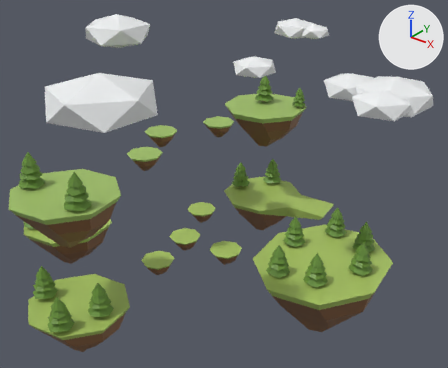
The OBJ model assets/level/skylevel.obj as it was, and as the next commit left it.
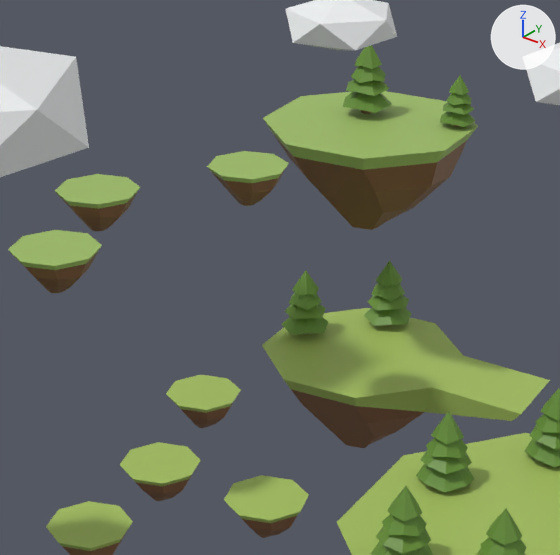
There are two pictures of each version: one whole from a camera (50 mm lens) standing at (158.7, -171.4, 143.5) and looking at (22.2, -0.8, 37.7), one close up on the part from 28% to 75% of the width and 16% to 74% of the height. The lights are fixed; the arrows at upper right show +X, +Y and +Z. Where no turn or scale is listed for an object, it has been applied to the vertices.

Names of what the first close-up shows: 'skylevel'.
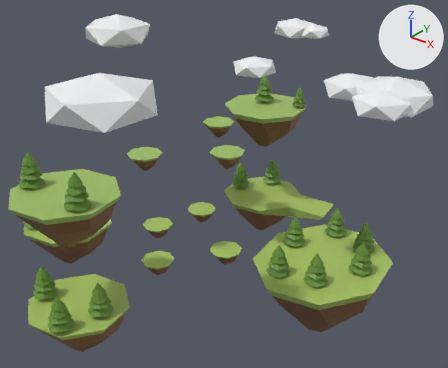
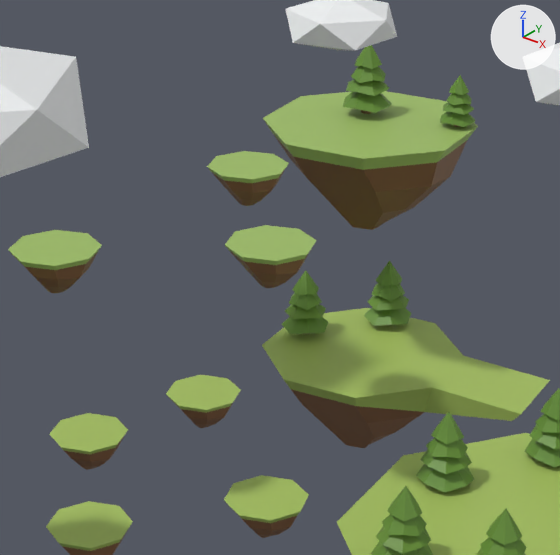
Where the change shows, as pixel boxes [x1, y1, x2, y2] in the close-ups (560 x 555 px; the box of a moved part takes in the faces that stretch with it):
part 1 of me_skylevel, moved or reshaped: before [120, 442, 201, 501]; after [50, 413, 128, 470]
part 2 of me_skylevel, moved or reshaped: before [55, 174, 140, 231]; after [225, 225, 317, 288]

What changed in the scene script:
```text
Change me_skylevel:
    where me_skylevel.from_pydata(...)  # 1934 vertices, 1920 faces; spans x -57.0..102.0, y -79.0..77.0, z -24.0..97.0
    used by ob_skylevel; location = (0.0, 0.0, 0.0)
    me_skylevel part 1: the loose piece of 40 vertices spanning x -7.0..7.0, y -7.0..7.0, z -1.0..6.0 is moved by (-16.0, 0.0, 0.0)
    me_skylevel part 2: the loose piece of 40 vertices spanning x -18.0..-5.0, y -7.0..7.0, z 44.0..52.0 is moved by (35.0, 0.0, 0.0)
```
